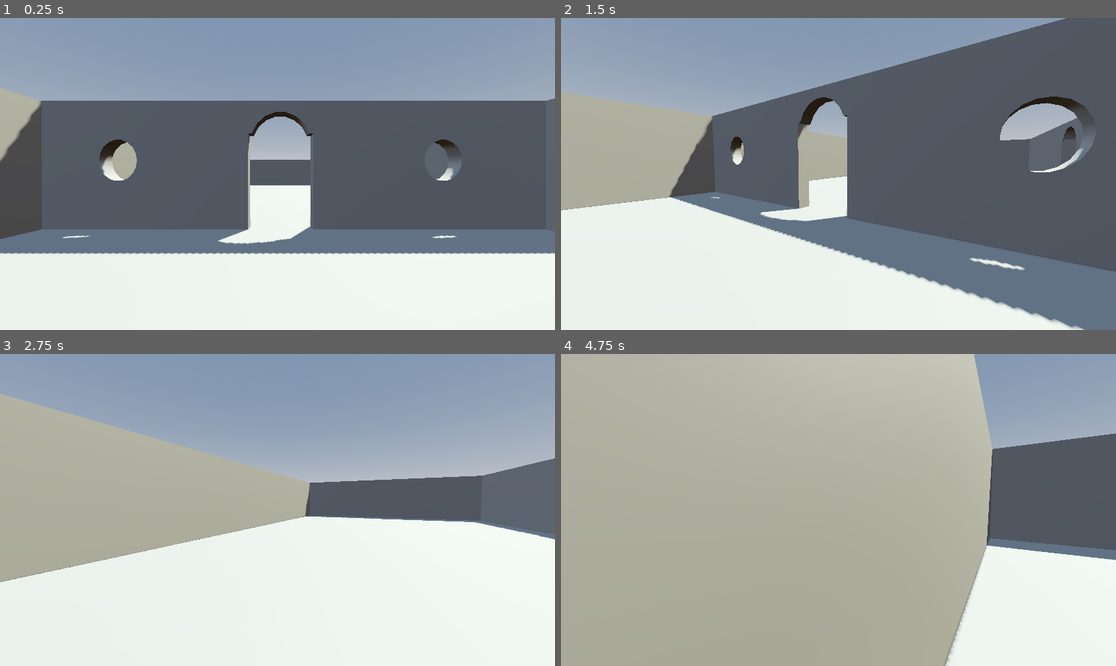
Above: before the commit, frames 1-4 (two rows, left to right).
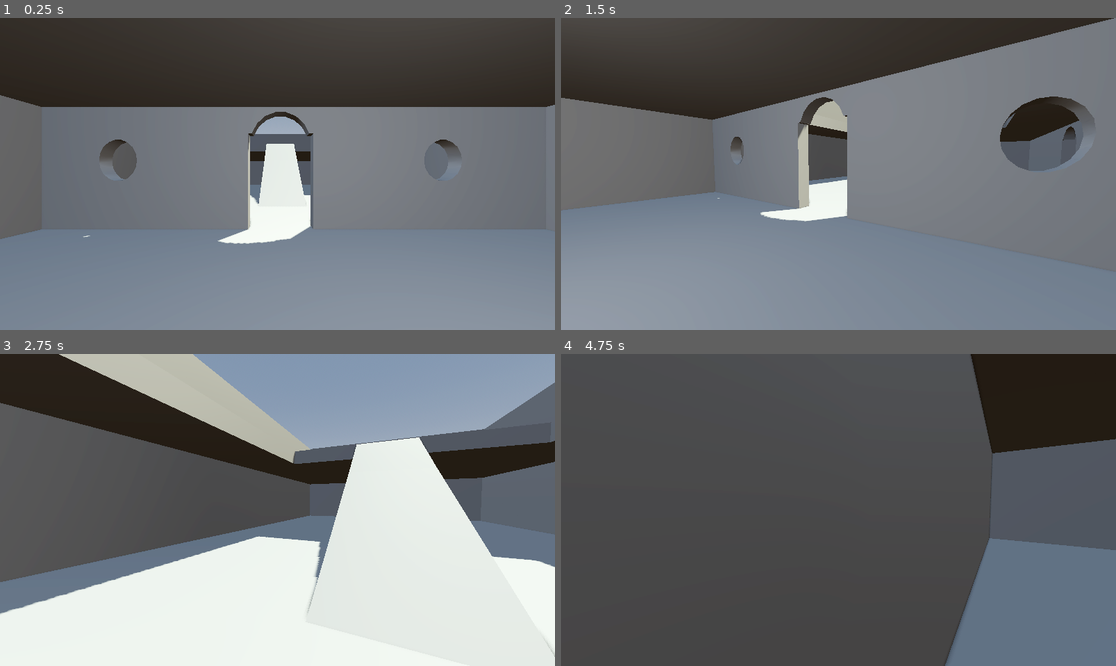
Above: after the commit, the same moments.

Repository: Mibeador/scott-brandon-3d-test-game
Game: Godot game, scene res://scenes/levels/level_01.tscn
Two runs of this game, one before a commit and one after it. Both use one fixed random seed, a clock stepped at 60 frames per second and the inputs below.
Inputs (mouse positions are in pixels of both pictures, inside the frame that each line leads up to):
- Up to frame 1 (0.25 s): no input
- Up to frame 2 (1.5 s): tap Enter (ui_accept) at 0.5, 0.77 s; move the mouse to (960, 158) at 0.52 s; hold Right (ui_right) 0.53-1.28 s; tap ` (freefly) at 0.6 s; click (960, 158) at 0.67 s; move the mouse to (810, 174) at 1.27 s; hold Up (ui_up) from 1.28 s (still down); tap Shift (sprint) at 1.35 s
- Up to frame 3 (2.75 s): keep holding Up (ui_up); tap Enter (ui_accept) at 1.52 s; move the mouse to (288, 503) at 2.02 s; tap ` (freefly) at 2.1 s
- Up to frame 4 (4.75 s): keep holding Up (ui_up); move the mouse to (832, 516) at 2.77 s; tap Shift (sprint) at 2.85, 4.35 s; click (832, 516) at 2.92 s; tap Enter (ui_accept) at 3.02, 3.77, 4.52 s; move the mouse to (877, 513) at 3.52 s; tap ` (freefly) at 3.6 s; move the mouse to (794, 506) at 4.27 s

The runs differ from the first frame. In frame 1, 84% of the frame differs, in the area x 0-100%, y 0-100%; in frame 2, 86%; in frame 3, 46%; in frame 4, 92%.

Commit message:
Layout Additions
Started building up stuff more + Obama.

Diff:
--- a/scenes/levels/level_01.tscn
+++ b/scenes/levels/level_01.tscn
@@ -1,6 +1,7 @@
 [gd_scene format=3 uid="uid://qn23navxqlcw"]
 
 [ext_resource type="PackedScene" uid="uid://bs72ogkvdd7d6" path="res://addons/brackeys-proto-controller-main/proto_controller/proto_controller.tscn" id="1_m802k"]
+[ext_resource type="PackedScene" uid="uid://cu2xi8pqht8bb" path="res://assets/obama_cube.glb" id="2_i2aat"]
 
 [sub_resource type="ProceduralSkyMaterial" id="ProceduralSkyMaterial_m802k"]
 sky_horizon_color = Color(0.66224277, 0.6717428, 0.6867428, 1)
@@ -33,21 +34,41 @@
 transform = Transform3D(1.011, 0, 0, 0, 0.205, 0, 0, 0, 1, 0, 0, 0)
 size = Vector3(50, 0.5, 50)
 
+[node name="CSGPolygon3D" type="CSGPolygon3D" parent="CSGCombiner3D" unique_id=2022047309]
+transform = Transform3D(-4.3711385e-08, 0, 2.5, 0.99999994, -4.371139e-08, 1.09278474e-07, 4.3711385e-08, 1, 4.7767136e-15, -11, 3.5, -8.5)
+polygon = PackedVector2Array(-3.5, 0, -3.5, 8, -0.73288894, 3.0157156, 1, 0)
+
 [node name="Wall" type="CSGBox3D" parent="CSGCombiner3D" unique_id=1131825370]
 transform = Transform3D(1, 0, 0, 0, 1, 0, 0, 0, 1, 0, 2, -22)
 size = Vector3(40, 4, 0.5)
 
+[node name="Wall8" type="CSGBox3D" parent="CSGCombiner3D" unique_id=1569663736]
+transform = Transform3D(1, 0, 0, 0, 1, 0, 0, 0, 1, -11.853149, 6, -22)
+size = Vector3(16.293701, 4, 0.5)
+
 [node name="Wall4" type="CSGBox3D" parent="CSGCombiner3D" unique_id=1884300556]
 transform = Transform3D(1, 0, 0, 0, 1, 0, 0, 0, 1, 0, 2, 17)
+size = Vector3(40, 4, 0.5)
+
+[node name="Wall10" type="CSGBox3D" parent="CSGCombiner3D" unique_id=1356409401]
+transform = Transform3D(1, 0, 0, 0, 1, 0, 0, 0, 1, -11.919983, 6, 17)
+size = Vector3(16.160034, 4, 0.5)
+
+[node name="Wall3" type="CSGBox3D" parent="CSGCombiner3D" unique_id=1273386415]
+transform = Transform3D(-4.371139e-08, 0, -1, 0, 1, 0, 1, 0, -4.371139e-08, -20, 2, -2.5)
+size = Vector3(40, 4, 0.5)
+
+[node name="Wall7" type="CSGBox3D" parent="CSGCombiner3D" unique_id=937028520]
+transform = Transform3D(-4.371139e-08, 0, -1, 0, 1, 0, 1, 0, -4.371139e-08, -20, 6, -2.5)
 size = Vector3(40, 4, 0.5)
 
 [node name="Wall2" type="CSGBox3D" parent="CSGCombiner3D" unique_id=1192168741]
 transform = Transform3D(-4.371139e-08, 0, -1, 0, 1, 0, 1, 0, -4.371139e-08, 20, 2, -2.5)
 size = Vector3(40, 4, 0.5)
 
-[node name="Wall3" type="CSGBox3D" parent="CSGCombiner3D" unique_id=1273386415]
-transform = Transform3D(-4.371139e-08, 0, -1, 0, 1, 0, 1, 0, -4.371139e-08, -20, 2, -2.5)
-size = Vector3(40, 4, 0.5)
+[node name="Wall9" type="CSGBox3D" parent="CSGCombiner3D" unique_id=1277978061]
+transform = Transform3D(-4.371139e-08, 0, -1, 0, 1, 0, 1, 0, -4.371139e-08, -4, 6, -2.359253)
+size = Vector3(39.718506, 4, 0.5)
 
 [node name="Wall5" type="CSGBox3D" parent="CSGCombiner3D" unique_id=1853915014]
 transform = Transform3D(-4.371139e-08, 0, -1, 0, 1, 0, 1, 0, -4.371139e-08, -4, 2, -2.5)
@@ -95,5 +116,29 @@
 height = 1.5
 sides = 18
 
+[node name="Roof1" type="CSGBox3D" parent="CSGCombiner3D" unique_id=597881587]
+transform = Transform3D(1, 0, 0, 0, 1, 0, 0, 0, 1, -11.952899, 4.156372, 10.161926)
+size = Vector3(16.451416, 0.68725586, 13.634399)
+
+[node name="Roof2" type="CSGBox3D" parent="CSGCombiner3D" unique_id=840981107]
+transform = Transform3D(1, 0, 0, 0, 1, 0, 0, 0, 1, -11.952899, 4.156372, -15.314089)
+size = Vector3(16.451416, 0.68725586, 13.634399)
+
+[node name="Roof3" type="CSGBox3D" parent="CSGCombiner3D" unique_id=1016787412]
+transform = Transform3D(1, 0, 0, 0, 1, 0, 0, 0, 1, -18.428608, 4.156372, -2.496889)
+size = Vector3(3.5, 0.68725586, 12)
+
+[node name="Roof4" type="CSGBox3D" parent="CSGCombiner3D" unique_id=1105562031]
+transform = Transform3D(1, 0, 0, 0, 1, 0, 0, 0, 1, -5.4715157, 4.156372, -2.496889)
+size = Vector3(3.4141846, 0.68725586, 12)
+
 [node name="ProtoController" parent="." unique_id=1344493067 instance=ExtResource("1_m802k")]
 transform = Transform3D(1, 0, 0, 0, 1, 0, 0, 0, 1, -12.5, 0.051250577, 10)
+
+[node name="OmniLight3D" type="OmniLight3D" parent="." unique_id=1410007616]
+transform = Transform3D(1, 0, 0, 0, 1, 0, 0, 0, 1, -11, 3, 10.5)
+omni_range = 18.537
+omni_attenuation = 0.726
+
+[node name="obama_cube2" parent="." unique_id=1920919046 instance=ExtResource("2_i2aat")]
+transform = Transform3D(-1, 0, -8.742278e-08, 0, 1, 0, 8.742278e-08, 0, -1, -11.5, 12.5, 8.5)
Binary file added: assets/obama_cube.glb
Not shown, added: assets/obama_cube.glb.import
Binary file added: assets/obama_cube_obamium cube.png
Not shown, added: assets/obama_cube_obamium cube.png.import
Not shown, added: obama_cube.blend.import
Binary file added: obamium cube.png
Not shown, added: obamium cube.png.import
Not shown, added: obama_cube.blend
